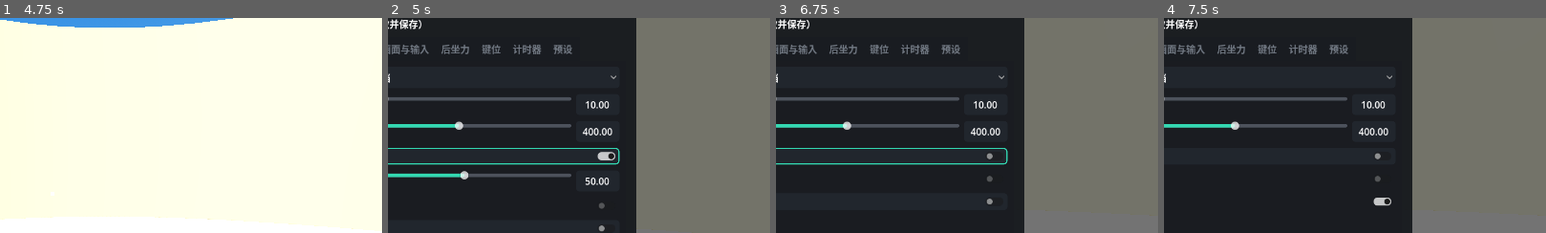
Above: before the commit, frames 1-4 (left to right).
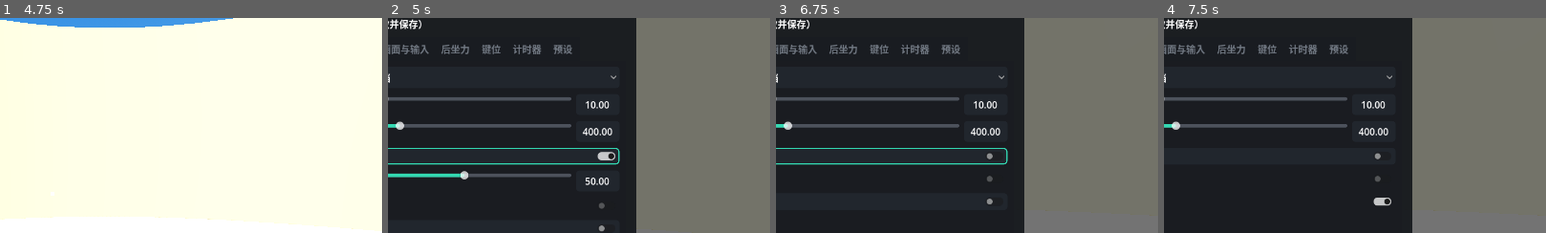
Above: after the commit, the same moments.

Repository: sefFumyc/Aimtrainer_ApexLegends
Game: Godot game, scene res://src/scenes/main.tscn
Same seed, same stepped clock (60 frames per second), same inputs: the game is played once before the commit and once after it.
Inputs (mouse positions are % of the whole screen's width and height, from its top left):
- Up to frame 1 (4.75 s): click "开始对局" at 0.5 s; tap Enter at 1.25 s; move the mouse to (55, 50) at 1.27 s; hold Right mouse button (ads) 1.28-2.03 s; hold W (move_forward) from 1.28 s (still down); click (55, 50) at 1.42 s; tap Space (jump) at 1.52, 2.27, 3.77, 4.52 s; move the mouse to (45, 50) at 2.02 s; tap Ctrl (crouch) at 2.1 s; move the mouse to (52, 48) at 2.77 s; press the mouse at (52, 48) at 2.78 s; move the mouse to (49, 52) at 3.52 s; release the mouse at (49, 52) at 3.53 s; tap Shift (sprint) at 3.6 s; click (49, 52) at 3.67 s; move the mouse to (57, 51) at 4.27 s; tap 3 (weapon_burst) at 4.35 s
- Up to frame 2 (5 s): keep holding W (move_forward); tap Tab (toggle_settings) at 4.9 s
- Up to frame 3 (6.75 s): release W (move_forward) at 5 s; drag from (20, 35) to (35, 25) at 5.02 s; click "多遮挡" at 5.75 s; click (56, 41) at 6.52 s
- Up to frame 4 (7.5 s): click (56, 52) at 7.27 s
The pictures show only the part of the screen within x 43-93%, y 9-59%; the shares and areas given below are measured in that part.

Frame 1 is identical in both runs. In frame 2, 0.4% of the frame differs, in the area x 2-20%, y 48-52%; in frame 3, 0.4%; in frame 4, 0.4%.
Error in both runs: Invalid assignment of property or key 'disabled' with value of type 'bool' on a base object of type 'HSlider'. (res://src/scenes/settings_panel.gd:595)

Commit message:
目标距离上限改为场地直径 2000，出生超界沿场心缩回（ADR-0030）

Diff:
--- a/src/autoload/game_settings.gd
+++ b/src/autoload/game_settings.gd
@@ -30,6 +30,9 @@
 const SWITCH_MAX := 10.0
 const RANGE_AMP_MIN := 0.0 ## 「走廊」半宽边界
 const RANGE_AMP_MAX := 300.0
+## 「目标距离」设置上限 = 场地直径——两名实体在场地内能拉开的几何最大距离（ADR-0030）。
+## 滑条与 cfg 载入钳制引用同一来源；下限 40.0 就地内联。
+const TARGET_RANGE_MAX := 2.0 * MovementSimulator.ARENA_RADIUS
 const HIT_RATE_MIN := 0 ## 「命中率」边界（整数 0–100）
 const HIT_RATE_MAX := 100
 const DODGE_MIN_TIME_MIN := 0.0 ## 「最短躲避时间」边界（秒，0 = 关闭）
@@ -182,7 +185,7 @@
 	body_radius = clampf(
 		cfg.get_value("bot", "body_radius", body_radius), Physique.BODY_RADIUS_MIN, Physique.BODY_RADIUS_MAX
 	)
-	target_range = clampf(cfg.get_value("bot", "target_range", target_range), 40.0, 800.0)
+	target_range = clampf(cfg.get_value("bot", "target_range", target_range), 40.0, TARGET_RANGE_MAX)
 	arena_layout = cfg.get_value("arena", "layout", arena_layout) as Layout
 	bot_fire_enabled = cfg.get_value("bot", "fire_enabled", bot_fire_enabled)
 	bot_hit_rate = clampi(
--- a/src/scenes/main.gd
+++ b/src/scenes/main.gd
@@ -455,6 +455,8 @@
 
 ## 在玩家前方 ±90° 的半圆弧上取「目标距离」处的点：避开围墙、遮挡物，
 ## 且不落在玩家当前的「瞄准视锥」内（票 02 验收 8）。
+## 点越出场地时沿场心方向缩回界内（ADR-0030，与「刷新」词条 / `_pick_player_spawn` 同款）——
+## 目标距离可设到场地直径，出生弧整段越界时落回「尽可能远」而非作废重试或落点出界。
 func _pick_spawn() -> Vector3:
 	var dist := GameSettings.target_range
 	var limit := MovementSimulator.ARENA_RADIUS - SPAWN_BOUNDARY_MARGIN
@@ -462,14 +464,17 @@
 		var a := player.yaw + randf_range(-SPAWN_SPREAD, SPAWN_SPREAD)
 		var dir := Vector3(-sin(a), 0.0, -cos(a))
 		var p := player.global_position + dir * dist
-		var flat := Vector2(p.x, p.z)
-		if flat.length() > limit or arena.is_blocked(flat, SPAWN_CLEARANCE):
+		var flat := Vector2(p.x, p.z).limit_length(limit)
+		if arena.is_blocked(flat, SPAWN_CLEARANCE):
 			continue
 		if _player_aims_at(flat):
 			continue
 		return Vector3(flat.x, 0.0, flat.y)
 	var fallback := Vector3(-sin(player.yaw), 0.0, -cos(player.yaw))
-	return player.global_position + fallback * dist
+	var fallback_flat := Vector2(
+		player.global_position.x + fallback.x * dist, player.global_position.z + fallback.z * dist
+	).limit_length(limit)
+	return Vector3(fallback_flat.x, 0.0, fallback_flat.y)
 
 ## 玩家当前的视线是否正落在这个平面点上（「瞄准视锥」与 bot 自己用的是同一套判据）。
 func _player_aims_at(p: Vector2) -> bool:
@@ -519,10 +524,7 @@
 	var limit := MovementSimulator.ARENA_RADIUS - SPAWN_BOUNDARY_MARGIN
 	for attempt in SPAWN_ATTEMPTS:
 		var a := randf() * TAU
-		var p := center + Vector2(cos(a), sin(a)) * radius
-		var d := p.length()
-		if d > limit:
-			p *= limit / d
+		var p := (center + Vector2(cos(a), sin(a)) * radius).limit_length(limit)
 		if not arena.is_blocked(p, SPAWN_CLEARANCE):
 			return p
 	return center # 兜底：实在找不到就贴着 bot 重生
--- a/src/scenes/settings_panel.gd
+++ b/src/scenes/settings_panel.gd
@@ -120,7 +120,7 @@
 	_controls["body_radius"] = radius
 	page.add_child(_row("靶体型半径", radius))
 
-	var range_slider := _slider(40.0, 800.0, 10.0, GameSettings.target_range)
+	var range_slider := _slider(40.0, GameSettings.TARGET_RANGE_MAX, 10.0, GameSettings.target_range)
 	range_slider.value_changed.connect(func(v: float) -> void: _write(&"target_range", v))
 	_controls["target_range"] = range_slider
 	page.add_child(_row("目标距离", range_slider))
Not shown, changed: CONTEXT.md
Not shown, added: docs/adr/0030-target-range-cap-arena-diameter.md
